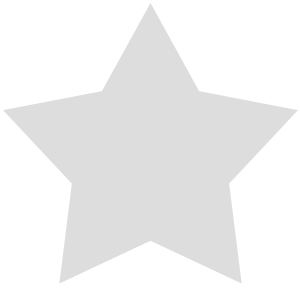
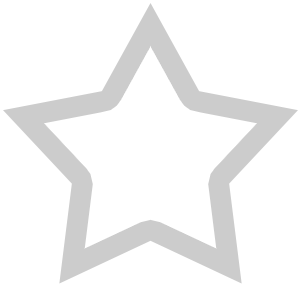
Layers edited between the first and the second 300px x 300px image:
pixels changed over <box>3,3,298,284</box> (layer not identified)
